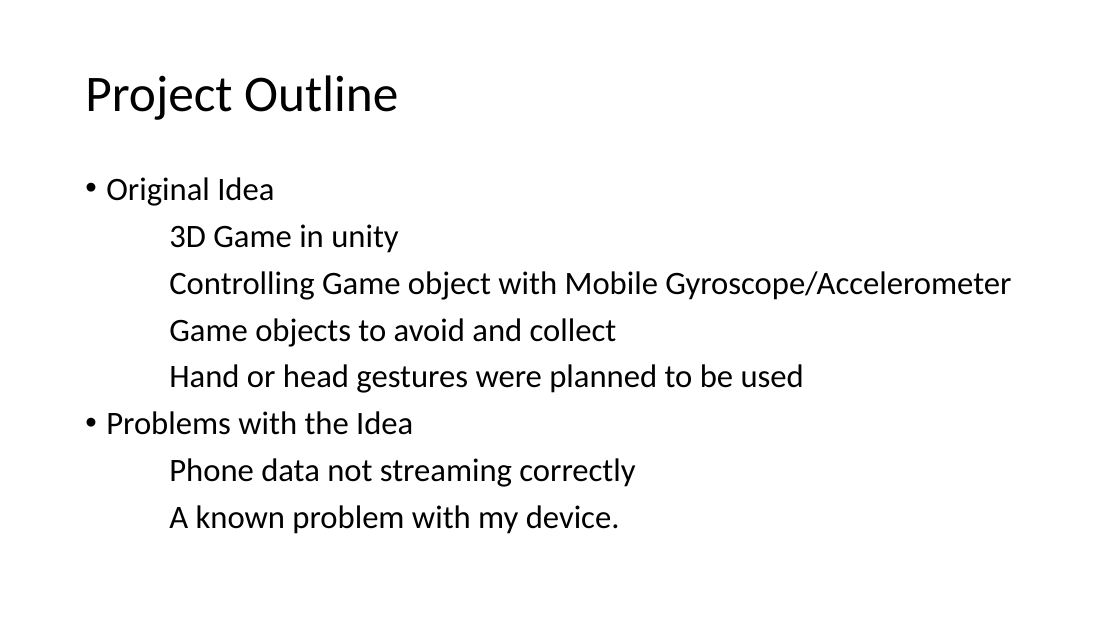
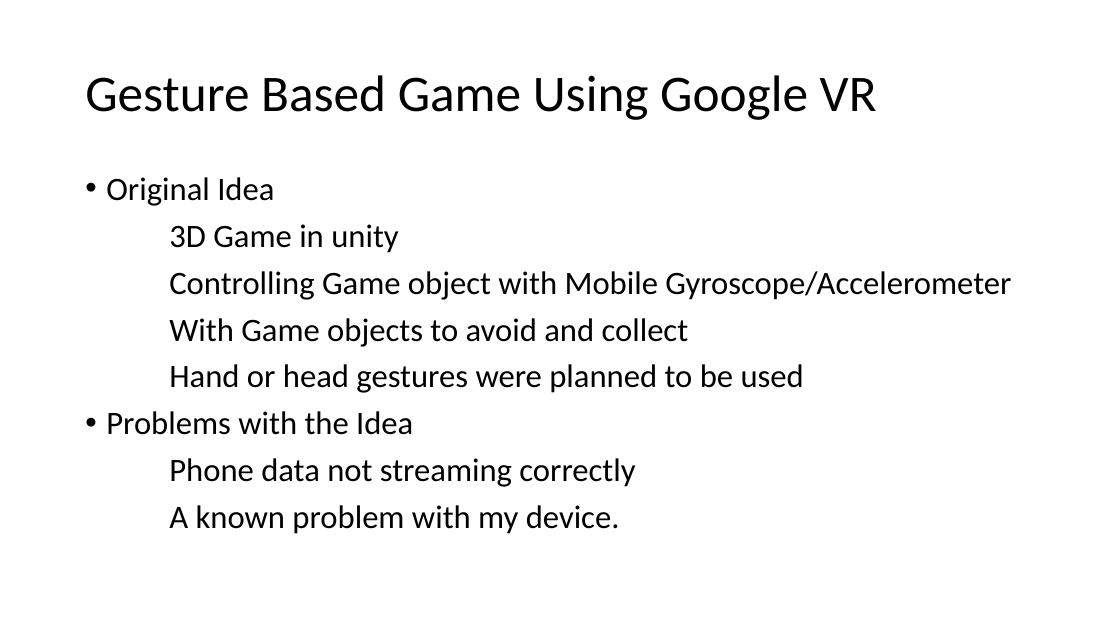
Before and after one commit to kevgleeson78/Gesture-Based-UI-Project, a slide deck: slide 2 of Presentation/New Microsoft PowerPoint Presentation.pptx. Drawn at 1120x630 pixels with LibreOffice and Linux fonts; fonts in the diff are those of the drawing. Boxes give left, top, right and bottom in pixels: in the first picture for what was removed or moved away, otherwise in the second. Text is boxed around its words. In the diff, an @@ line names an element or a change of style, - is before the commit and + after.

```diff
--- a/Presentation/New Microsoft PowerPoint Presentation.pptx
+++ b/Presentation/New Microsoft PowerPoint Presentation.pptx
@@ title at box(85, 75, 877, 120): text changed @@
-Project Outline
+Gesture Based Game Using Google VR
@@ text at box(169, 318, 689, 347): text changed @@
-Game objects to avoid and collect
+With Game objects to avoid and collect
```
Also in this commit, not shown: 7 other slides changed, 1 other file.
